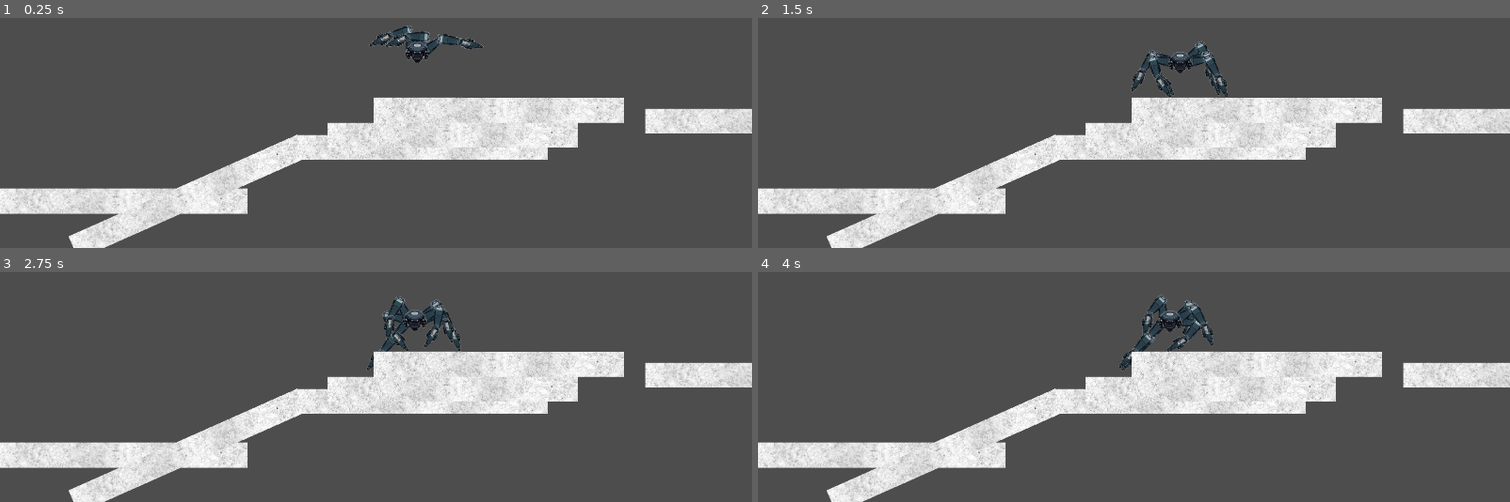
Above: before the commit, frames 1-4 (two rows, left to right).
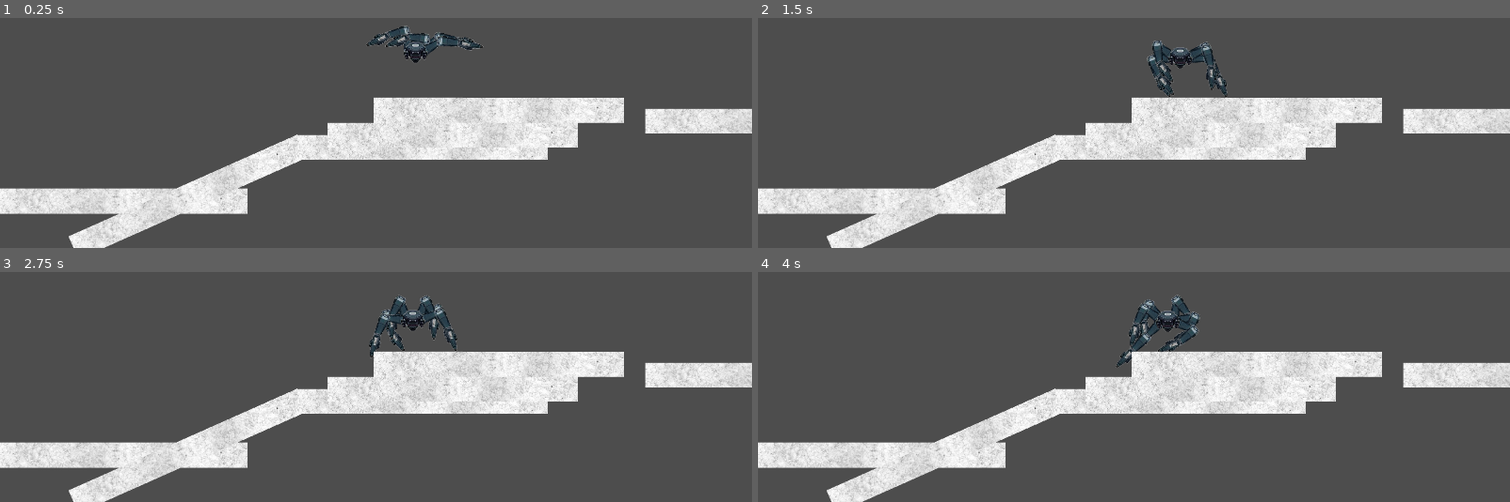
Above: after the commit, the same moments.

Repository: ShrikeGames/inverse_kinematics
Game: Godot game, scene res://assets/scenes/main.tscn
Same seed, same stepped clock (60 frames per second), same inputs: the game is played once before the commit and once after it.
Inputs (mouse positions are in pixels of both pictures, inside the frame that each line leads up to):
- Up to frame 1 (0.25 s): no input
- Up to frame 2 (1.5 s): move the mouse to (outside the picture) at 0.52 s; move the mouse to (983, 59) at 1.27 s
- Up to frame 3 (2.75 s): move the mouse to (outside the picture) at 2.02 s
- Up to frame 4 (4 s): move the mouse to (1096, 375) at 2.77 s; move the mouse to (1359, 354) at 3.52 s

The runs differ from the first frame. In frame 1, 0.5% of the frame differs, in the area x 48-65%, y 3-20%; in frame 2, 0.9%; in frame 3, 1.1%; in frame 4, 1.3%, in the area x 47-61%, y 9-43%.

Commit message:
wrapf -> wrapi to match the data type

Diff:
--- a/spider-ik-2d/assets/scripts/spider.gd
+++ b/spider-ik-2d/assets/scripts/spider.gd
@@ -11,12 +11,12 @@
 var back_legs: Array
 
 @export var move_to_mouse: bool = true
-@export var move_speed: float = 60
+@export var move_speed: float = 80
 @export var x_speed: float = 60
 @export var y_speed: float = 120
 
 
-@export var step_rate: float = 0.15
+@export var step_rate: float = 0.1
 @export var ground_check_distance:float = 78
 @export var front_check_distance: float = 128
 @export var back_check_distance: float = -8
@@ -92,11 +92,11 @@
 
 	if use_front:
 		leg = front_legs[current_front_leg]
-		current_front_leg = wrapf(current_front_leg+1, 0, front_legs.size())
+		current_front_leg = wrapi(current_front_leg+1, 0, front_legs.size())
 		sensor = front_check
 	else:
 		leg = back_legs[current_back_leg]
-		current_back_leg = wrapf(current_back_leg+1, 0, back_legs.size())
+		current_back_leg = wrapi(current_back_leg+1, 0, back_legs.size())
 		sensor = back_check
 
 	use_front = not use_front
